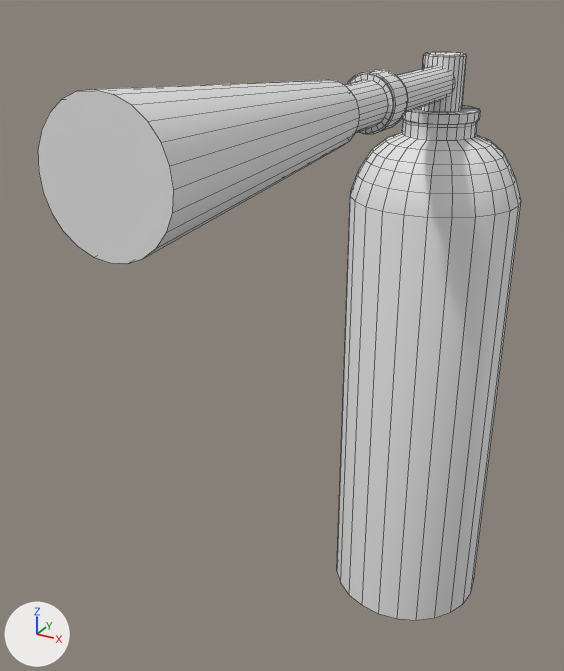
What one commit did to the FBX model Assets/Models/FireEnhancer.fbx.
One viewpoint serves both versions: a 50 mm lens placed at (1.43, -4.47, 4.01), pointed at (-0.38, -1.18, 2.37). Every picture has the same lights, and +X, +Y and +Z are marked at lower left. Mesh edges are drawn as thin lines. Where no turn or scale is listed for an object, it has been applied to the vertices.

The first picture shows 'FireEnhancer'.
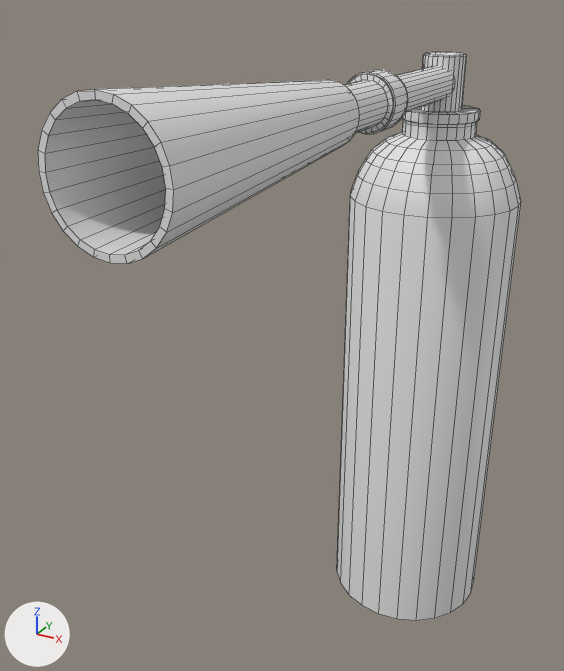
The newer file is also turned or shifted as a whole; pictures and numbers use the older file's frame.

Location of each change, [x1, y1, x2, y2] in pixels of the pictures (564 x 671 px):
part 1 of me_mesh, built on
    both: [38, 89, 174, 263]

The change, as a diff of the scene's bpy script:
```diff
--- a/Assets/Models/FireEnhancer.fbx.py
+++ b/Assets/Models/FireEnhancer.fbx.py
@@ me_mesh @@
 # used by ob_fireenhancer; location = (0.0, 0.0, 0.0)
-me_mesh.from_pydata(...)  # 648 vertices, 603 faces; spans x -0.5..0.5, y -2.87..0.5, z 0.1..3.79
+me_mesh.from_pydata(...)  # 696 vertices, 651 faces; spans x -0.5..0.5, y -2.87..0.5, z 0.1..3.79
+# me_mesh part 1
+# 1 face is deleted
+# 48 vertices are added at x -0.21..0.21, y -2.87..-1.51, z 3.35..3.76
+# 49 new faces join them
 me_mesh.materials.append(mat_default)
```
